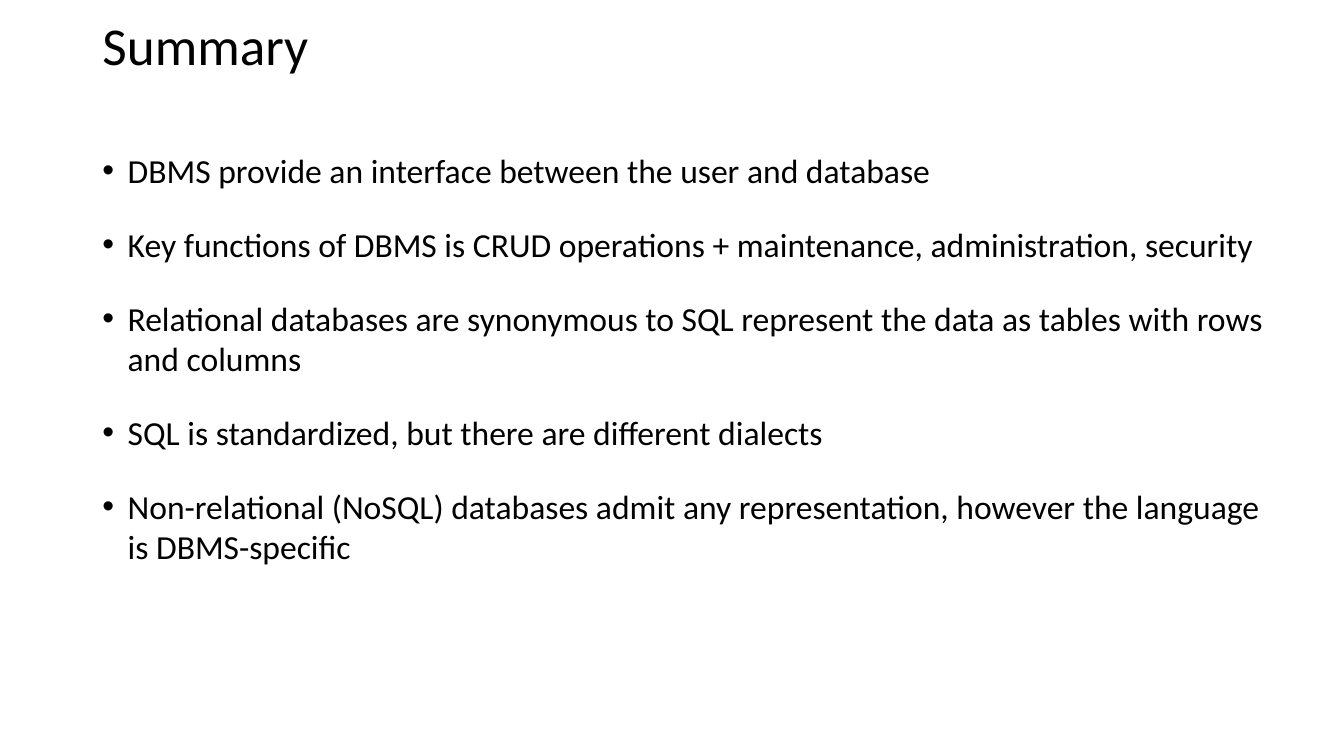
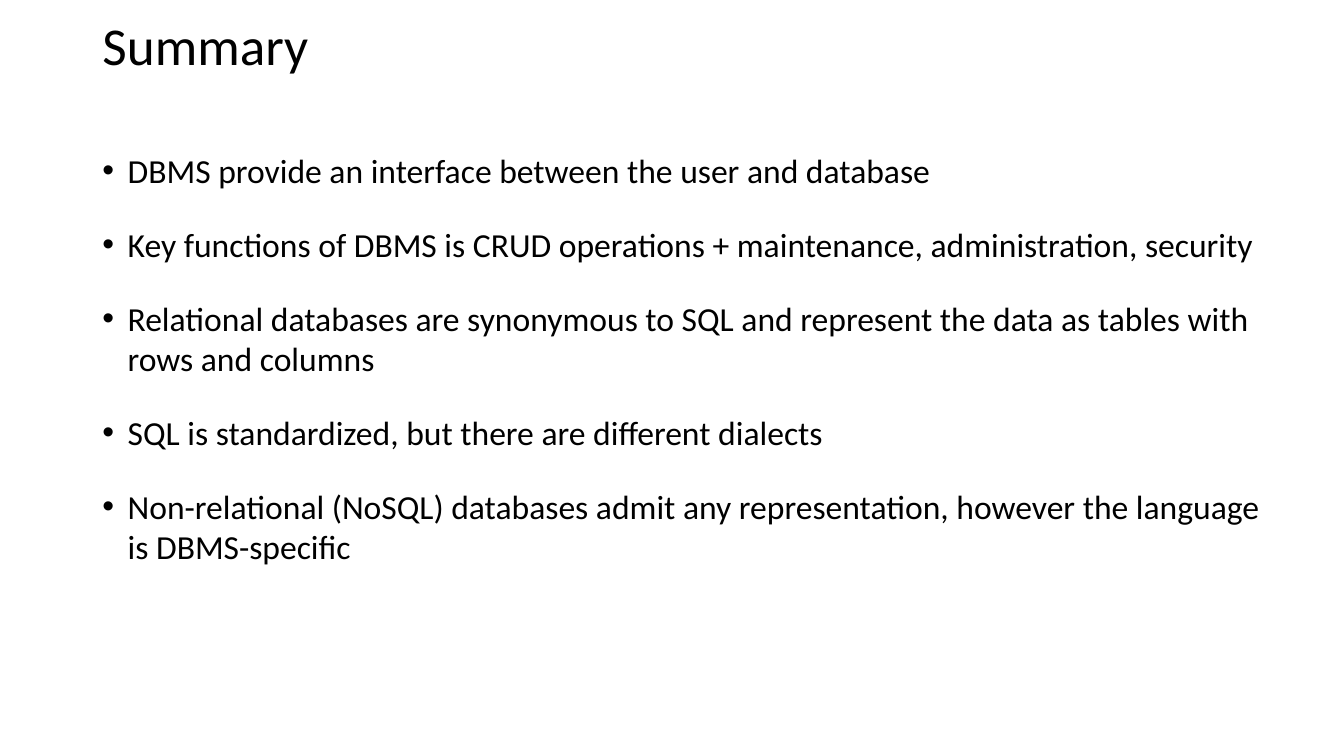
Before and after one commit to ipozdeev/it-skills-for-research, a slide deck: slide 11 of databases/databases_slides.pptx (slide 10 before the commit). Drawn at 1344x756 pixels with LibreOffice and Linux fonts; fonts in the diff are those of the drawing. Boxes give left, top, right and bottom in pixels: in the first picture for what was removed or moved away, otherwise in the second. Text is boxed around its words. In the diff, an @@ line names an element or a change of style, - is before the commit and + after.

Commit message:
typos in sql lecture

```diff
--- a/databases/databases_slides.pptx
+++ b/databases/databases_slides.pptx
@@ text at <box>128,307,1249,372</box>: text changed @@
-• Relational databases are synonymous to SQL represent the data as tables with rows and columns
+• Relational databases are synonymous to SQL and represent the data as tables with rows and columns
```
Also in this commit, not shown: 4 other slides changed, 1 slide added, 2 other files.
